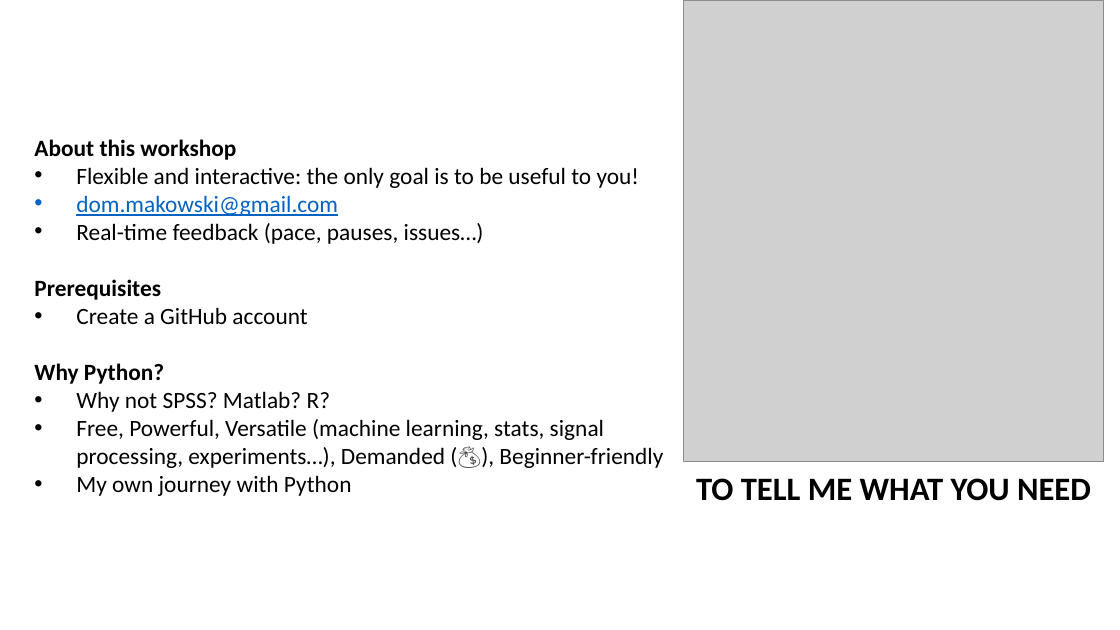
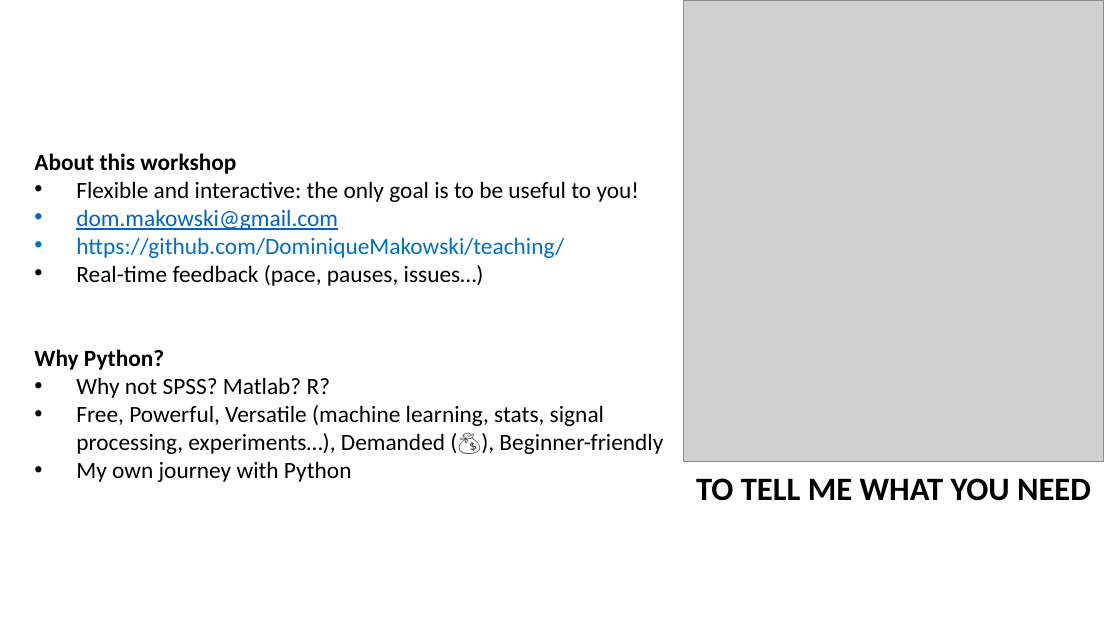
Before and after one commit to DominiqueMakowski/teaching, a slide deck: slide 2 of Python/2022_Zurich/AdvancedPython_2022.pptx. Drawn at 1120x630 pixels with LibreOffice and Linux fonts; fonts in the diff are those of the drawing; grey boxes stand for pictures. Boxes give left, top, right and bottom in pixels: in the first picture for what was removed or moved away, otherwise in the second. Text is boxed around its words. In the diff, an @@ line names an element or a change of style, - is before the commit and + after.

```diff
--- a/Python/2022_Zurich/AdvancedPython_2022.pptx
+++ b/Python/2022_Zurich/AdvancedPython_2022.pptx
@@ text at (x1=76, y1=237, x2=564, y2=258): paragraph added @@
+• https://github.com/DominiqueMakowski/teaching/
@@ text at (x1=34, y1=279, x2=307, y2=324): paragraphs removed @@
-Prerequisites
-• Create a GitHub account
```
Also in this commit, not shown: 17 other slides changed, 15 slides added.
